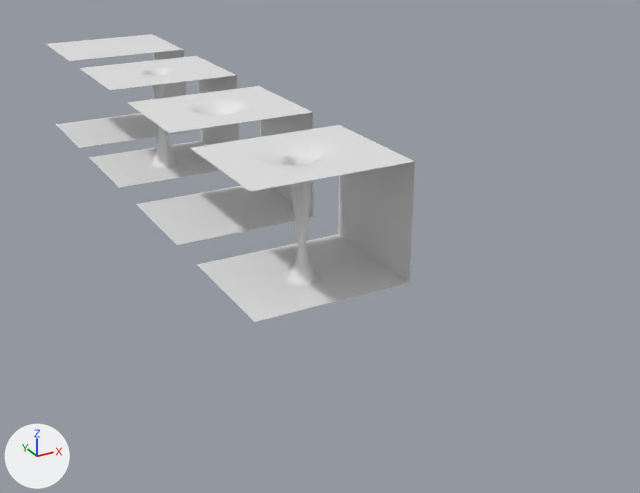
What one commit did to the FBX model Assets/TEMPORAIRE/polTest/testAssets/dripping/dripWall.FBX.
Before and after are seen from a 50 mm lens placed at (-4.64, -19.4, 4.78), pointed at (0.94, -9.26, -0.29). Arrows for +X, +Y and +Z are at lower left; the lights stay in place. Where no turn or scale is listed for an object, it has been applied to the vertices.

Names of what the first picture shows: 'meshDroplets', 'meshDroplets001', 'meshDroplets002', 'meshDroplets003'.
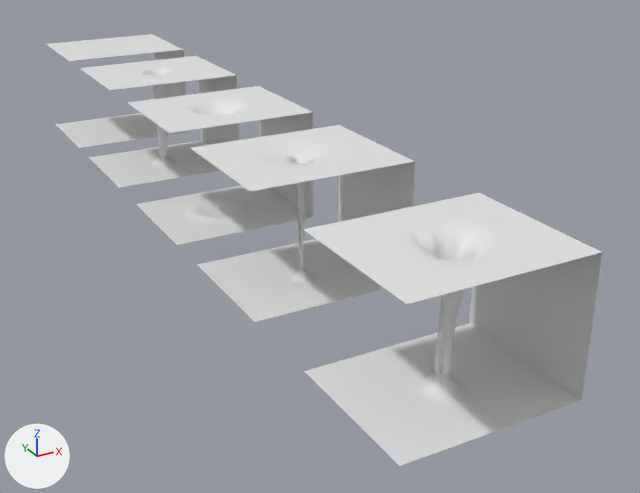
The change in detail:
Mesh me_mesh_004 is new.
It has 886 vertices, 801 faces and spans x -1.04..1.04, y -0.88..0.88, z -0.02..1.56.
Object 'meshDroplets004' (ob_meshdroplets004) is new; it shows me_mesh_004.
Its location is (0.0, -13.41, 0.0).

Pixel boxes (x1, y1, x2, y2) of what changed, in the pictures (640 x 493 px):
'meshDroplets004', added: after (303, 193, 602, 466)
